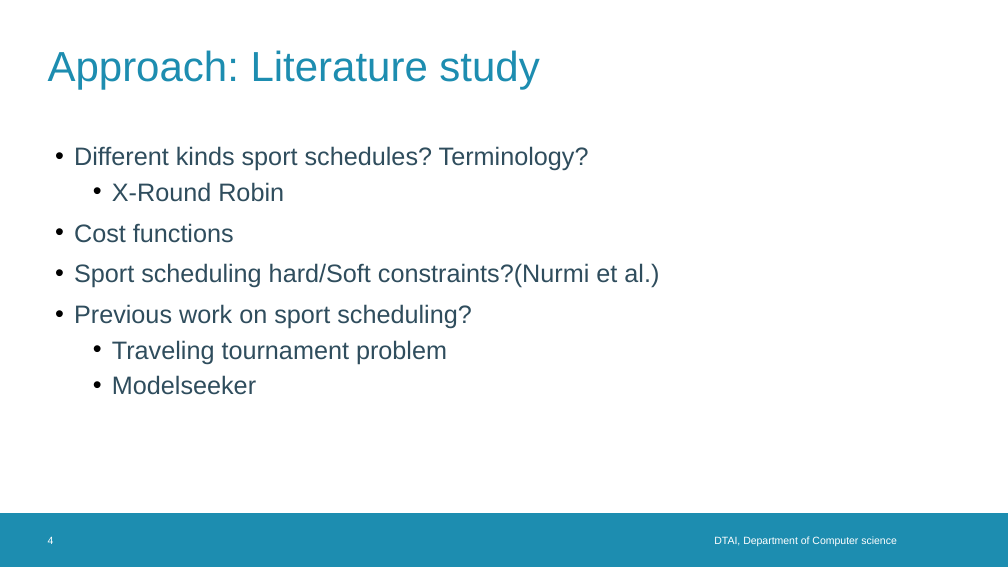
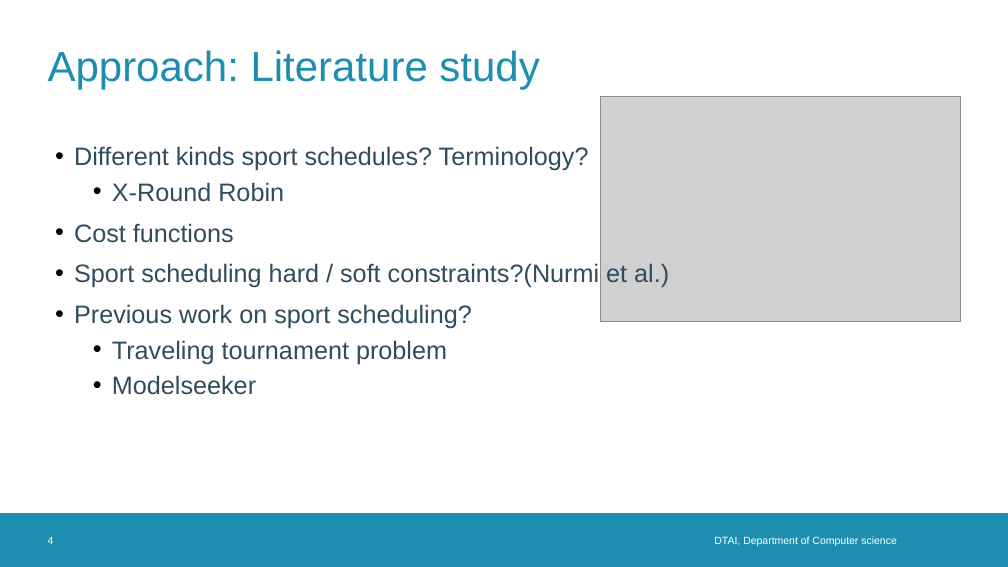
Before and after one commit to TomDBTechB/RoundRobinGenerator, a slide deck: slide 4 of Presentations/intermediate presentation 2.odp. Drawn at 1008x567 pixels with LibreOffice and Linux fonts; fonts in the diff are those of the drawing; grey boxes stand for pictures; background and template pictures are left out. Boxes give left, top, right and bottom in pixels: in the first picture for what was removed or moved away, otherwise in the second. Text is boxed around its words. In the diff, an @@ line names an element or a change of style, - is before the commit and + after.

Commit message:
more images + ppt

```diff
--- a/Presentations/intermediate presentation 2.odp
+++ b/Presentations/intermediate presentation 2.odp
@@ picture added at [601, 96, 961, 321] @@
@@ text at [74, 263, 669, 288]: text changed @@
-• Sport scheduling hard/Soft constraints?(Nurmi et al.)
+• Sport scheduling hard / soft constraints?(Nurmi et al.)
```
Also in this commit, not shown: 5 other slides changed, 1 other file.
